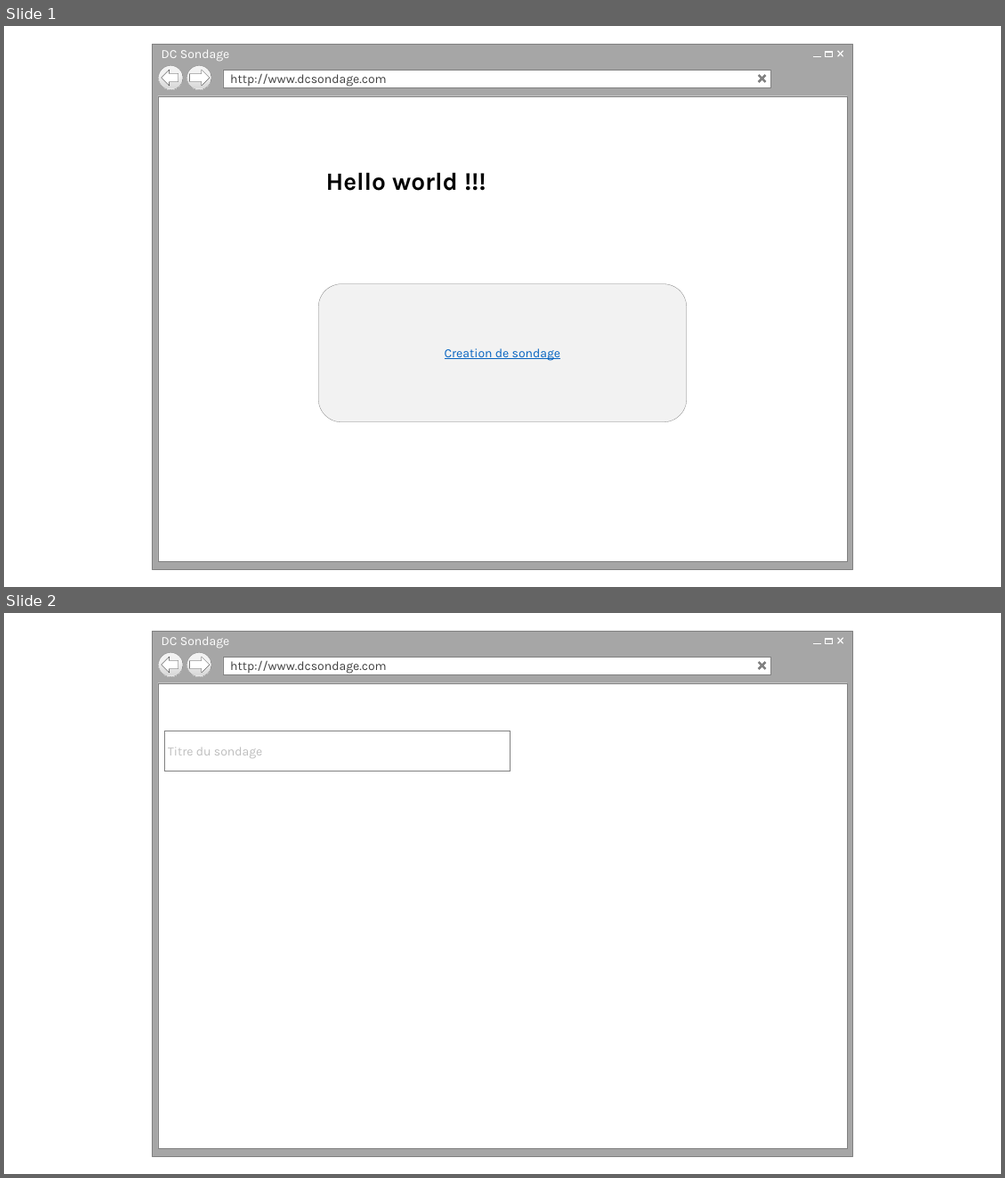
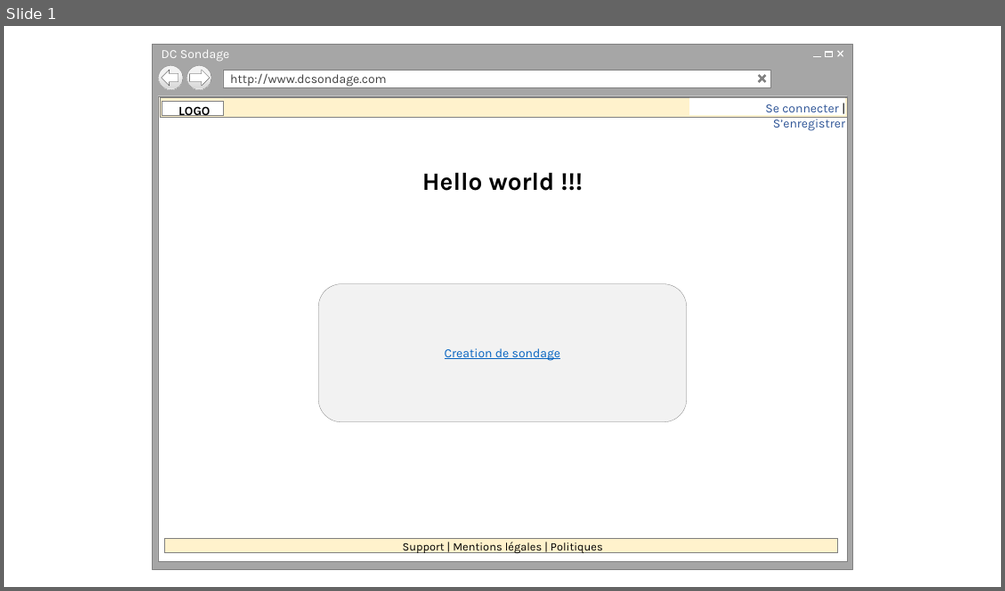
Before and after one commit to cedricbannelier/Projet1, a slide deck: maquette.pptx. Shown one above the other, each under a label of ours: slides 1 and 2 before the commit, slide 1 after it. The pictures are 1005x1178 and 1005x591 pixels, drawn with LibreOffice and Linux fonts; fonts in the diff are those of the drawing; background and template pictures are left out. Boxes give left, top, right and bottom in pixels: in the first picture for what was removed or moved away, otherwise in the second. Text is boxed around its words. In the diff, an @@ line names an element or a change of style, - is before the commit and + after.

```diff
--- a/maquette.pptx
+++ b/maquette.pptx
@@ slide 2 removed at [4,613,1001,1174], background #FFFFFF @@
@@ group removed at [152,631,853,1157]: 6 rectangles, 4 lines, 2 ellipses, 1 text, 1 left arrow, 1 right arrow @@
-DC Sondage
-http://www.dcsondage.com
@@ rectangle removed at [164,730,510,771] @@
-Titre du sondage
@@ slide 1 changed as well @@
@@ rectangle added at [160,97,847,118], fill #FFF2CC, outline #808080 0.25 pt @@
@@ rectangle added at [162,101,222,116], fill #FFFFFF, outline #808080 0.25 pt, 12 pt, text #000000, bold @@
+LOGO
@@ rectangle added at [689,98,846,115], fill #FFFFFF, 12 pt, text #2F5597 @@
+Se connecter | S’enregistrer
@@ text "Hello world !!!" at [422,172,555,191]: alignment left to centre @@
@@ rectangle added at [164,538,838,553], fill #FFF2CC, outline #808080 0.25 pt, 11 pt, text #000000 @@
+Support | Mentions légales | Politiques
```
Also in this commit, not shown: 6 other slides changed, 15 slides added, 1 other file.
